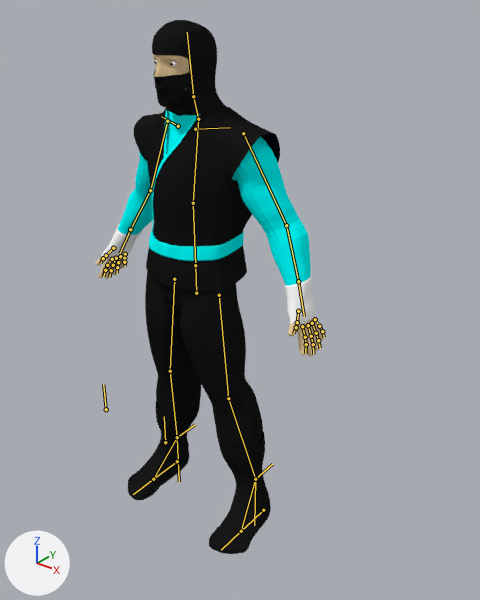
The Blender file Male Character Base (Clothed & Rigged).blend, before and after one commit.
Before and after are seen from a camera (50 mm lens) standing at (1.38, -1.49, 1.85) and looking at (-0.09, 0.34, 0.72). The axes (+X, +Y, +Z) are drawn at lower left. The lights are the same throughout. The bones that bend it are drawn over the model as lines.

The first picture shows 'Character'.
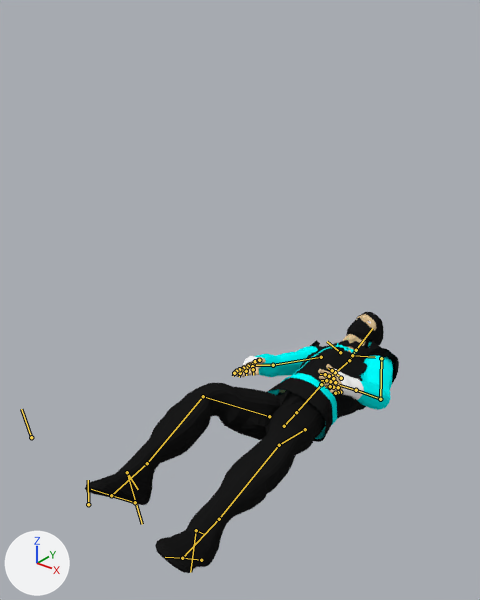
The newer file adds an action. The first version stands in its rest pose; the second is drawn at frame 32 of the action 'ArmatureAction'.

The change in detail:
Bone 'Foot Control Left' (bone_foot_control_left) moves from (0.0, 0.0, 0.0) to (0.0, 0.0, 3.3).
Bone 'Foot Control Left' (bone_foot_control_left) turns from (0, 0, 0) to (-1, 6, -10) degrees about its own x, y and z.
Bone 'Foot Roll Control Left' (bone_foot_roll_control_left) turns from (0, 0, 0) to (-54, 2, 9) degrees about its own x, y and z.
Bone 'Foot Control Right' (bone_foot_control_right) moves from (0.0, 0.0, 0.0) to (0.0, 0.0, 2.75).
Bone 'Foot Control Right' (bone_foot_control_right) turns from (0, 0, 0) to (0, -9, 16) degrees about its own x, y and z.
Bone 'Foot Roll Control Right' (bone_foot_roll_control_right) turns from (0, 0, 0) to (-70, 10, -12) degrees about its own x, y and z.
Bone 'Hips Control' (bone_hips_control) moves from (0.0, 0.0, 0.0) to (0.0, 9.46, -6.51).
Bone 'Hips Control' (bone_hips_control) turns from (0, 0, 0) to (79, 1, 7) degrees about its own x, y and z.
Bone 'Spine 1' (bone_spine_1) moves from (0.0, 0.0, 0.0) to (-0.26, -0.46, -2.17).
Bone 'Spine 1' (bone_spine_1) turns from (0, 0, 0) to (-79, -1, 7) degrees about its own x, y and z.
Bone 'Head' (bone_head) moves from (0.0, 0.0, 0.0) to (-0.41, -5.52, -6.83).
Bone 'Head' (bone_head) turns from (0, 0, 0) to (-79, 1, 7) degrees about its own x, y and z.
Bone 'Upper Arm Left' (bone_upper_arm_left) turns from (0, 0, 0) to (74, -8, 21) degrees about its own x, y and z.
Bone 'Lower Arm Left' (bone_lower_arm_left) turns from (0, 0, 0) to (43, -2, 4) degrees about its own x, y and z.
Bone 'Upper Arm Right' (bone_upper_arm_right) moves from (0.0, 0.0, 0.0) to (-0.27, 0.97, -0.25).
Bone 'Upper Arm Right' (bone_upper_arm_right) turns from (0, 0, 0) to (16, -2, 92) degrees about its own x, y and z.
Bone 'Hand Right' (bone_hand_right) turns from (0, 0, 0) to (-24, 0, 31) degrees about its own x, y and z.
Bone 'Mid1 Right' (bone_mid1_right) turns from (0, 0, 0) to (-9, -10, -5) degrees about its own x, y and z.
Bone 'Ring1 Right' (bone_ring1_right) turns from (0, 0, 0) to (-9, -12, -4) degrees about its own x, y and z.
Bone 'Index1 Right' (bone_index1_right) turns from (0, 0, 0) to (-18, -13, -5) degrees about its own x, y and z.
Bone 'Pinky1 Right' (bone_pinky1_right) turns from (0, 0, 0) to (-5, -12, -4) degrees about its own x, y and z.
Bone 'Thumb2 Right' (bone_thumb2_right) turns from (0, 0, 0) to (-27, -8, -18) degrees about its own x, y and z.
Bone 'Knee/Shin Left' (bone_knee_shin_left) turns from (0, 0, 0) to (-4, 0, 9) degrees about its own x, y and z.
Bone 'Knee/Shin Right' (bone_knee_shin_right) turns from (0, 0, 0) to (-6, 0, -9) degrees about its own x, y and z.

Pixel boxes [x1, y1, x2, y2] of what changed, in the pictures (480 x 600 px):
'Character', posed (37% wider, 51% shorter): before [95, 20, 324, 554]; after [85, 312, 399, 573]
bone 'Foot Control Left', root to tip: before (255, 479) to (254, 525); after (196, 530) to (190, 572)
bone 'Foot Roll Control Left', root to tip: before (255, 479) to (272, 464); after (196, 530) to (205, 534)
bone 'Foot Control Right', root to tip: before (177, 437) to (179, 481); after (127, 472) to (142, 524)
bone 'Foot Roll Control Right', root to tip: before (177, 437) to (195, 424); after (127, 472) to (138, 489)
bone 'Hips Control', root to tip: before (195, 265) to (196, 293); after (296, 412) to (284, 426)
bone 'Spine 1', root to tip: before (195, 265) to (193, 203); after (296, 412) to (321, 384)
bone 'Head', root to tip: before (193, 96) to (187, 32); after (356, 350) to (372, 328)
bone 'Upper Arm Left', root to tip: before (243, 133) to (286, 225); after (381, 358) to (380, 399)
bone 'Lower Arm Left', root to tip: before (286, 225) to (298, 281); after (380, 399) to (356, 390)
bone 'Upper Arm Right', root to tip: before (167, 121) to (150, 190); after (321, 357) to (273, 365)
bone 'Hand Right', root to tip: before (130, 229) to (120, 253); after (250, 365) to (249, 367)
bone 'Mid1 Right', root to tip: before (116, 258) to (113, 265); after (248, 366) to (246, 368)
bone 'Ring1 Right', root to tip: before (120, 256) to (118, 262); after (243, 368) to (241, 370)
bone 'Index1 Right', root to tip: before (112, 259) to (107, 265); after (253, 364) to (252, 366)
bone 'Pinky1 Right', root to tip: before (125, 254) to (124, 258); after (239, 369) to (236, 371)
bone 'Thumb2 Right', root to tip: before (106, 255) to (103, 258); after (258, 360) to (259, 360)
bone 'Knee/Shin Left', root to tip: before (228, 398) to (255, 479); after (279, 445) to (219, 519)
bone 'Knee/Shin Right', root to tip: before (170, 371) to (177, 437); after (203, 396) to (147, 463)
